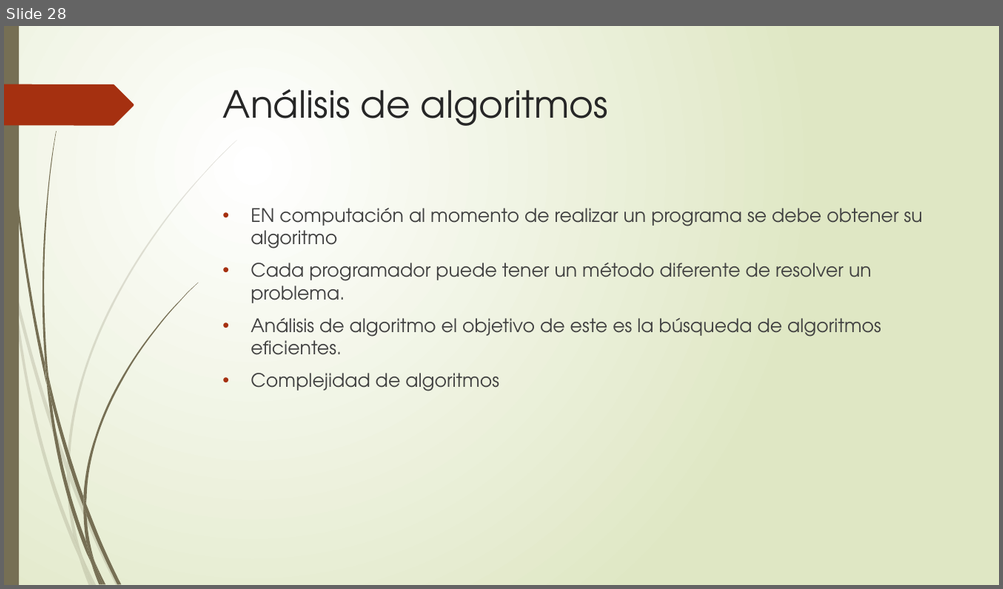
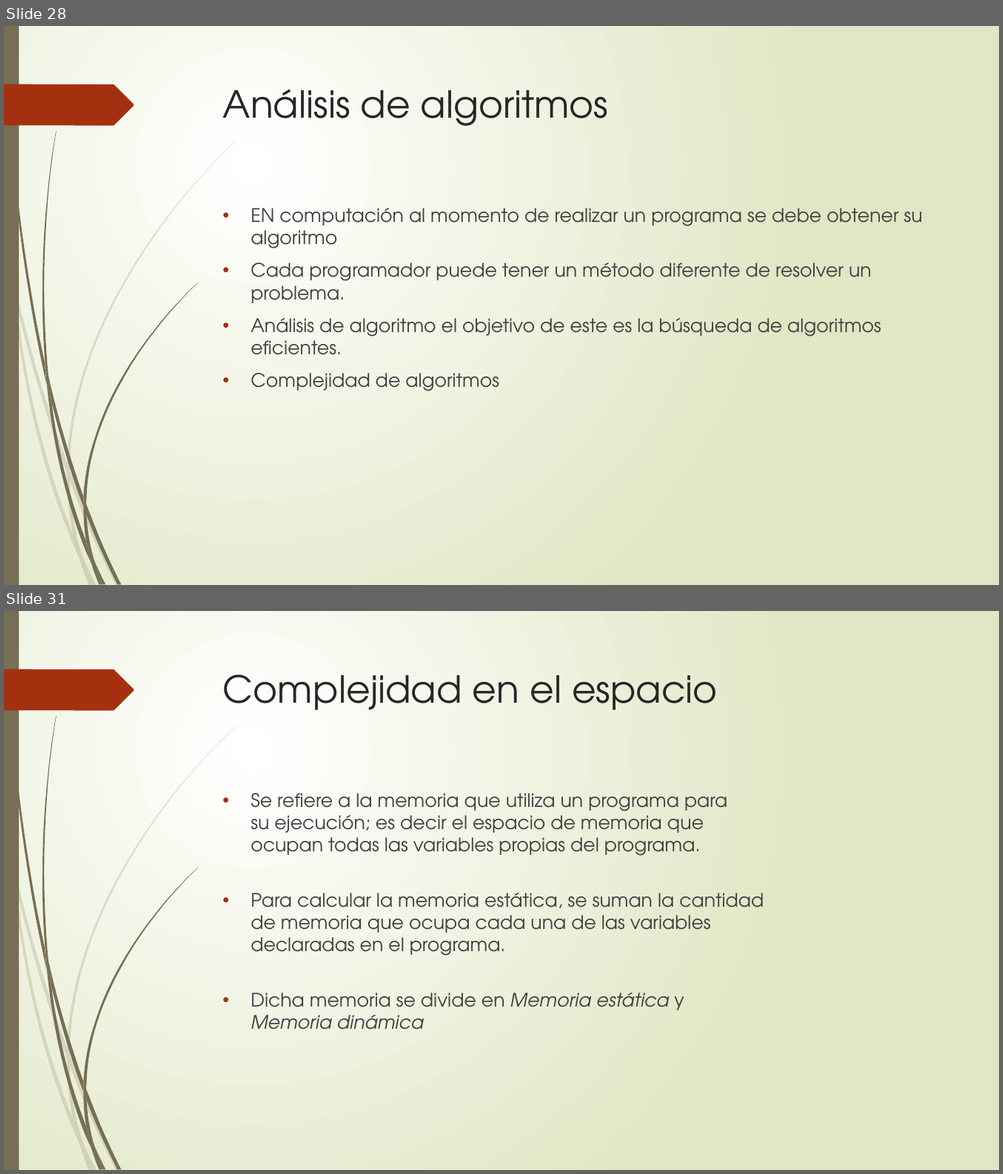
Before and after one commit to KevinPimienta/ITT_EstructuraDatos, a slide deck: Estructura de Datos Clase 1.pptx. Shown one above the other, each under a label of ours: slide 28 before the commit, slides 28 and 31 after it; the slides between them are not shown. The pictures are 1003x589 and 1003x1174 pixels, drawn with LibreOffice and Linux fonts; fonts in the diff are those of the drawing. Boxes give left, top, right and bottom in pixels: in the first picture for what was removed or moved away, otherwise in the second. Text is boxed around its words. In the diff, an @@ line names an element or a change of style, - is before the commit and + after.

```diff
--- a/Estructura de Datos Clase 1.pptx
+++ b/Estructura de Datos Clase 1.pptx
@@ slide 31 added at bbox=[4, 611, 999, 1170], background gradient #FFFFFF to #DFE8C4; not listed: 24 template elements that a slide beside it also shows @@
@@ title added at bbox=[223, 675, 717, 710], 36 pt, text #262626 @@
+Complejidad en el espacio
@@ text added at bbox=[250, 793, 763, 1030], 18 pt, text #404040 @@
+• Se refiere a la memoria que utiliza un programa para
+  su ejecución; es decir el espacio de memoria que
+  ocupan todas las variables propias del programa.
+• Para calcular la memoria estática, se suman la cantidad
+  de memoria que ocupa cada una de las variables
+  declaradas en el programa.
+• Dicha memoria se divide en Memoria estática y
+  Memoria dinámica
```
Also in this commit, not shown: 5 other slides added.
